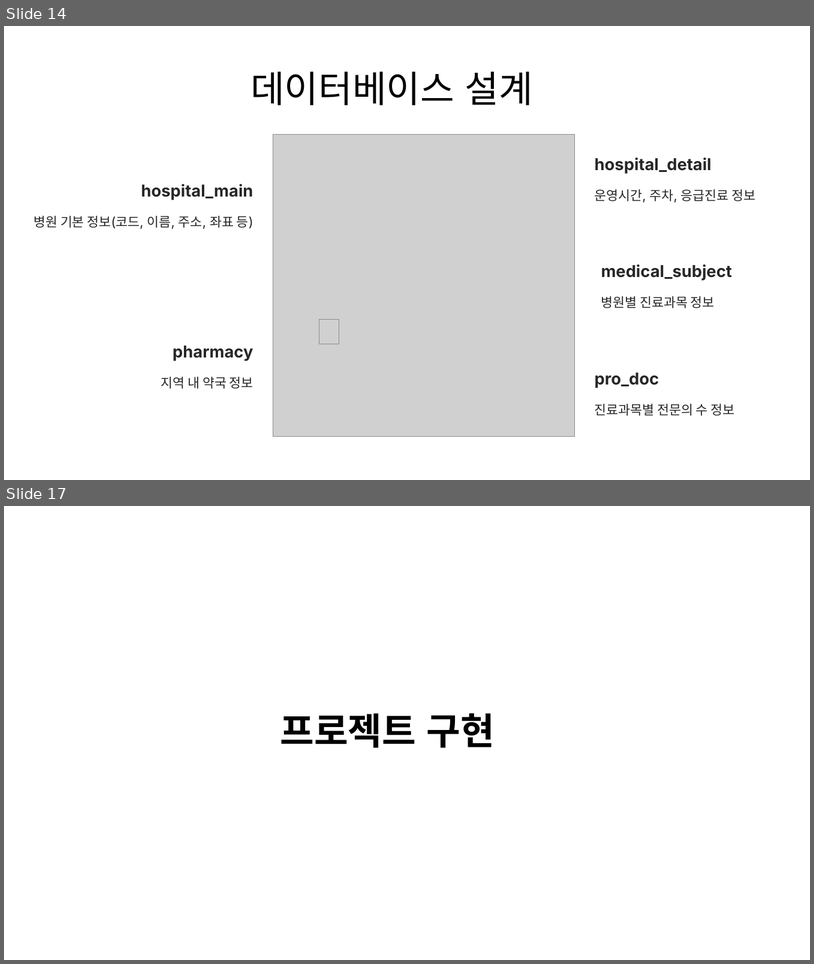
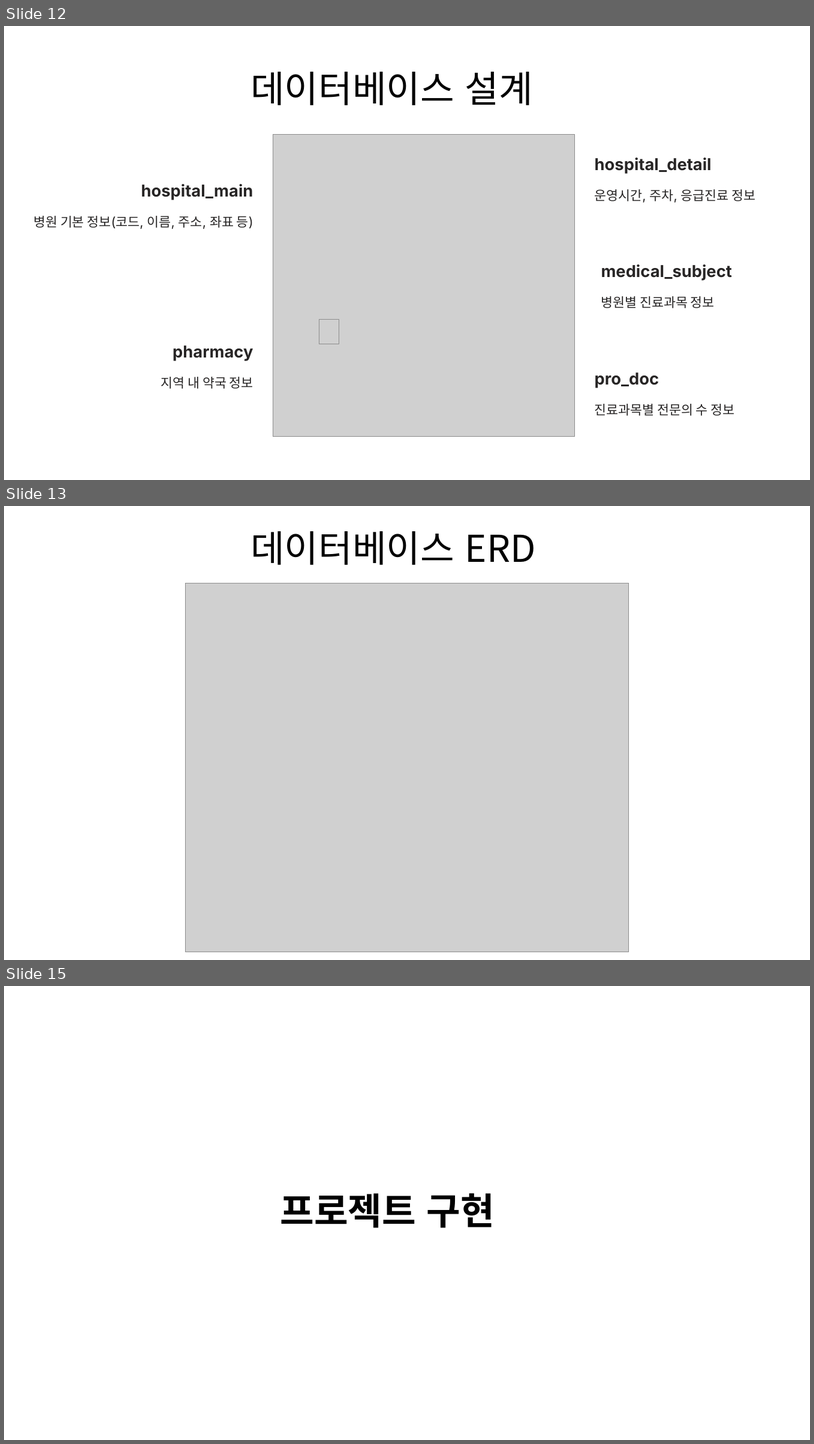
Before and after one commit to 0dlgmlwo0/Project_hospital, a slide deck: 최종발표.pptx. Shown one above the other, each under a label of ours: slides 14 and 17 before the commit, slides 12, 13 and 15 after it; the slides between them are not shown. The pictures are 814x964 and 814x1444 pixels, drawn with LibreOffice and Linux fonts; fonts in the diff are those of the drawing; grey boxes stand for pictures. Boxes give left, top, right and bottom in pixels: in the first picture for what was removed or moved away, otherwise in the second. Text is boxed around its words. In the diff, an @@ line names an element or a change of style, - is before the commit and + after.

```diff
--- a/최종발표.pptx
+++ b/최종발표.pptx
@@ slide 13 added at (x1=4, y1=506, x2=810, y2=960), background #FFFFFF @@
@@ title added at (x1=251, y1=531, x2=536, y2=565), 44 pt, text #000000 @@
+데이터베이스 ERD
@@ picture added at (x1=185, y1=583, x2=630, y2=951) @@
@@ what was slide 14 is now slide 12 @@
@@ what was slide 17 is now slide 15 @@
```
Also in this commit, not shown: 6 slides changed, 2 other slides added, 4 slides removed, 1 other file.
